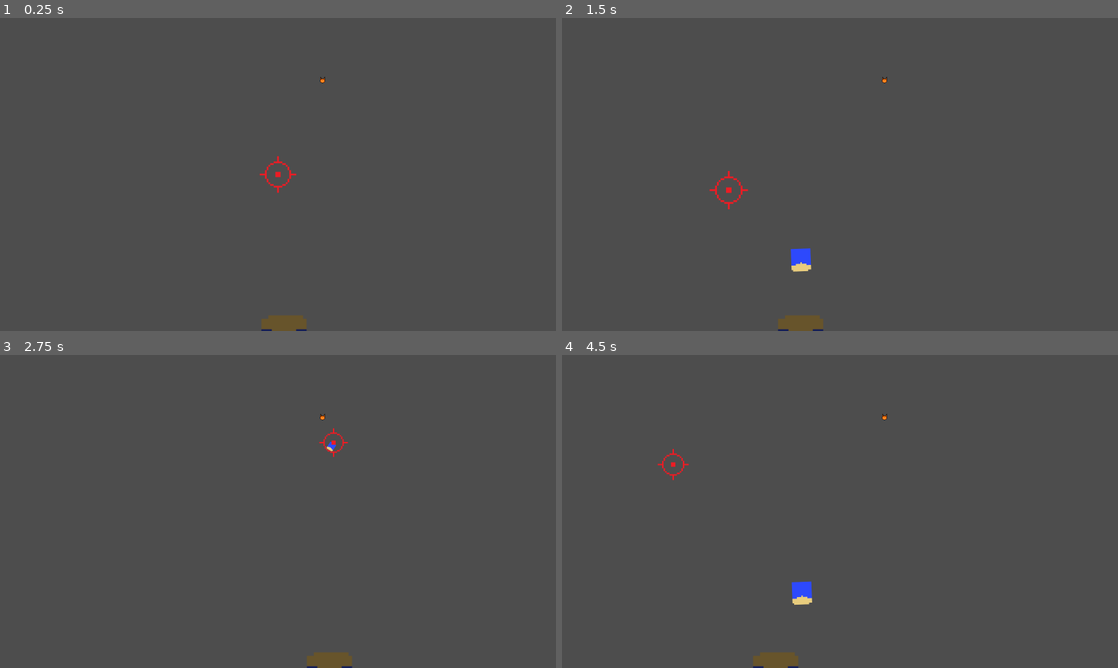
Above: before the commit, frames 1-4 (two rows, left to right).
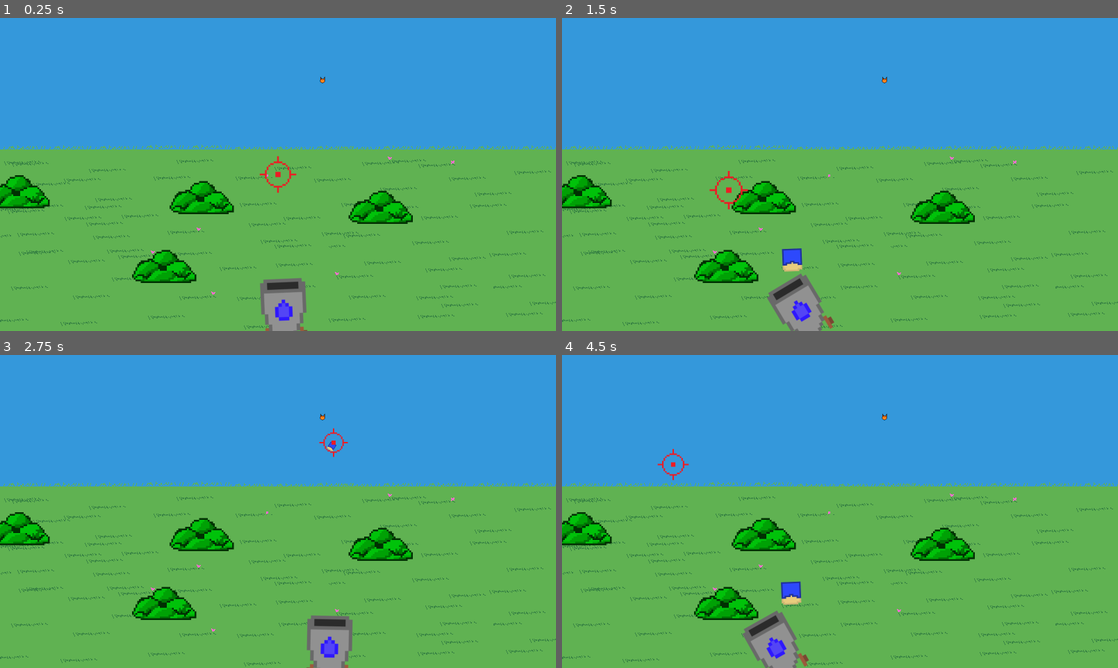
Above: after the commit, the same moments.

Repository: asterbot/uwgdc-game-jam-2025
Game: Godot game, scene res://scenes/main.tscn
Two runs of this game, one before a commit and one after it. Both use one fixed random seed, a clock stepped at 60 frames per second and the inputs below.
Inputs (mouse positions are in pixels of both pictures, inside the frame that each line leads up to):
- Up to frame 1 (0.25 s): no input
- Up to frame 2 (1.5 s): move the mouse to (962, 158) at 0.52 s; press the mouse at (962, 158) at 0.53 s; move the mouse to (728, 190) at 1.27 s; release the mouse at (728, 190) at 1.28 s; click (728, 190) at 1.35 s
- Up to frame 3 (2.75 s): move the mouse to (333, 442) at 2.02 s; press the mouse at (333, 442) at 2.03 s
- Up to frame 4 (4.5 s): move the mouse to (812, 574) at 2.77 s; release the mouse at (812, 574) at 2.78 s; click (812, 574) at 2.85 s; move the mouse to (1006, 558) at 3.52 s; press the mouse at (1006, 558) at 3.53 s; move the mouse to (673, 464) at 4.27 s; release the mouse at (673, 464) at 4.28 s; click (673, 464) at 4.35 s

The runs differ from the first frame. In frame 1, 100% of the frame differs, in the area x 0-100%, y 0-100%; in frame 2, 100%; in frame 3, 100%; in frame 4, 100%.

Commit message:
Background (#4)
* bg and cannon

* bushes spawn

Diff:
--- /dev/null
+++ b/scenes/bush.tscn
@@ -0,0 +1,8 @@
+[gd_scene load_steps=2 format=3 uid="uid://b70ahmxlos2kj"]
+
+[ext_resource type="Texture2D" uid="uid://c5qo1vhba13x2" path="res://assets/bush.png" id="1_o8wgp"]
+
+[node name="Bush" type="Node2D"]
+
+[node name="Sprite2D" type="Sprite2D" parent="."]
+texture = ExtResource("1_o8wgp")
--- a/scenes/main.gd
+++ b/scenes/main.gd
@@ -5,6 +5,7 @@
 
 func _ready() -> void:
 	player_node.projectiles_node = projectiles_node
+	$Stage.layer = -1
 
 func _process(delta: float) -> void:
 	pass
--- a/scenes/main.tscn
+++ b/scenes/main.tscn
@@ -1,12 +1,15 @@
-[gd_scene load_steps=4 format=3 uid="uid://dnrkqfb11gtlu"]
+[gd_scene load_steps=5 format=3 uid="uid://dnrkqfb11gtlu"]
 
 [ext_resource type="Script" path="res://scenes/main.gd" id="1_e7st0"]
+[ext_resource type="PackedScene" uid="uid://did6iwr131182" path="res://scenes/stage.tscn" id="2_nce7u"]
 [ext_resource type="PackedScene" uid="uid://2mf33gict135" path="res://scenes/player/player.tscn" id="2_nij8n"]
 [ext_resource type="PackedScene" uid="uid://gtiygoqo12t1" path="res://scenes/cat_enemies/test_cat/test_cat.tscn" id="3_jy5we"]
 
 [node name="Main" type="Node2D"]
 script = ExtResource("1_e7st0")
 metadata/_edit_lock_ = true
+
+[node name="Stage" parent="." instance=ExtResource("2_nce7u")]
 
 [node name="Enemies" type="Node2D" parent="."]
 metadata/_edit_lock_ = true
--- a/scenes/player/player.gd
+++ b/scenes/player/player.gd
@@ -32,8 +32,12 @@
 	cannon_sprite.position = Vector2(
 		# x-coord uses frame-agnositc lerp smoothing, source: https://youtu.be/LSNQuFEDOyQ?t=2921
 		mouse_pos.x + (cannon_pos.x - mouse_pos.x)*exp(-5*delta),
-		viewport_size.y
+		viewport_size.y - 60
 	)
+
+	# Set cannon to point at cursor
+	var diff_vector : Vector2 = (cursor_sprite.global_position - cannon_sprite.global_position).normalized()
+	cannon_sprite.rotation = diff_vector.angle() + PI/2
 
 
 func _input(event: InputEvent):
--- a/scenes/player/player.tscn
+++ b/scenes/player/player.tscn
@@ -1,8 +1,8 @@
 [gd_scene load_steps=4 format=3 uid="uid://2mf33gict135"]
 
 [ext_resource type="Script" path="res://scenes/player/player.gd" id="1_44hls"]
-[ext_resource type="Texture2D" uid="uid://cr47iuwu2i0s6" path="res://assets/crosshair.png" id="2_qq13q"]
-[ext_resource type="Texture2D" uid="uid://ccmptxm1chwvw" path="res://assets/deodorant.png" id="3_n7hab"]
+[ext_resource type="Texture2D" uid="uid://3e6b477vhtur" path="res://assets/crosshair.png" id="2_qq13q"]
+[ext_resource type="Texture2D" uid="uid://cdtr28i8wlkd8" path="res://assets/cannon.png" id="3_mv84p"]
 
 [node name="Player" type="Node2D"]
 script = ExtResource("1_44hls")
@@ -11,10 +11,9 @@
 texture = ExtResource("2_qq13q")
 
 [node name="Cannon" type="Sprite2D" parent="."]
-modulate = Color(0.444981, 0.411038, 0.347829, 1)
-position = Vector2(860, 843)
+position = Vector2(858, 778)
 scale = Vector2(2, 2)
-texture = ExtResource("3_n7hab")
+texture = ExtResource("3_mv84p")
 
 [node name="ProjectileSpawnPos" type="Marker2D" parent="Cannon"]
 unique_name_in_owner = true
--- a/scenes/projectile/projectile.gd
+++ b/scenes/projectile/projectile.gd
@@ -15,9 +15,9 @@
 var vi_x: float
 
 var d_y: float
-var vf_y : float = -100	# final velocity at target
+var vf_y : float = -100 # final velocity at target
 var a_y : float			# acceleration to reach target
-var vi_y : float			# initial velocity to reach target
+var vi_y : float		# initial velocity to reach target
 ## NOTE: u,a calculated from v, T and displacement in _ready()
 
 # d = vi*t + (1/2)*a*t^2
--- /dev/null
+++ b/scenes/stage.gd
@@ -0,0 +1,36 @@
+extends CanvasLayer
+
+var bush_scene: PackedScene = preload("res://scenes/bush.tscn")
+
+func choose_random_numbers(lower: int, upper: int, n: int):
+	"""Return list of n random numbers in the range [lower,upper]"""
+	var nums = []
+	randomize()
+
+	while nums.size() < n:
+		var num = randi() % (upper - lower + 1) + lower
+		nums.append(num)
+
+	return nums
+
+
+# Called when the node enters the scene tree for the first time.
+func _ready() -> void:
+	var viewport_size: Vector2 = get_viewport().get_visible_rect().size
+	var width = viewport_size.x
+	var height = viewport_size.y
+
+	var num_bushes = 4
+	var bush_positions_y = choose_random_numbers(height/2,height,num_bushes)
+	var bush_positions_x = choose_random_numbers(0, width, num_bushes)
+	for i in range(num_bushes):
+		var bush = bush_scene.instantiate()
+		bush.position = Vector2(bush_positions_x[i], bush_positions_y[i])
+		bush.z_index = -1 # TODO: not sure about this
+		add_child(bush)
+
+
+# Called every frame. 'delta' is the elapsed time since the previous frame.
+func _process(delta: float) -> void:
+
+	pass
--- /dev/null
+++ b/scenes/stage.tscn
@@ -0,0 +1,16 @@
+[gd_scene load_steps=3 format=3 uid="uid://did6iwr131182"]
+
+[ext_resource type="Script" path="res://scenes/stage.gd" id="1_5bbjf"]
+[ext_resource type="Texture2D" uid="uid://buqokf3blfkrm" path="res://assets/background.png" id="1_gafqd"]
+
+[node name="Stage" type="CanvasLayer"]
+script = ExtResource("1_5bbjf")
+
+[node name="TextureRect" type="TextureRect" parent="."]
+z_index = -1
+anchors_preset = 15
+anchor_right = 1.0
+anchor_bottom = 1.0
+grow_horizontal = 2
+grow_vertical = 2
+texture = ExtResource("1_gafqd")
Binary file added: assets/background.png
Binary file added: assets/bush.png
Binary file added: assets/cannon.png
Binary file changed: assets/deodorant.png
Binary file added: assets/grass.png
Not shown: 1 places in scenes/cat_enemies/test_cat/test_cat.tscn that only renumber resources
Not shown: 1 places in scenes/cutscene.tscn that only renumber resources
Not shown: 1 places in scenes/projectile/projectile.tscn that only renumber resources
